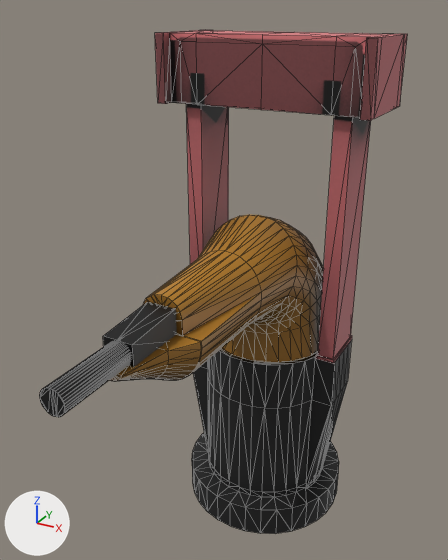
The COLLADA model models/dave_object_models/models/f_to_m_plug/meshes/Plug.dae, before and after one commit.
Rendered twice from a 50 mm camera at (0.434, -0.97, 0.931) aimed at (-0.006, -0.169, 0.531). Arrows for +X, +Y and +Z are at lower left; the lights stay in place. Mesh edges are drawn as thin lines. Vertices at the same position are counted once.

In view in the first picture: 'Plug'.
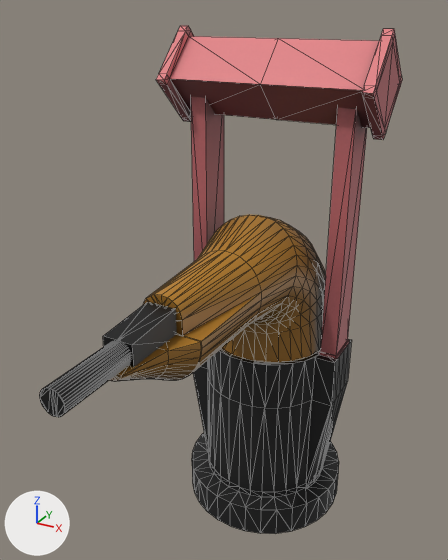
Commit message: Update female-to-male plug meshes

Boxes (x1, y1, x2, y2) around the edits, measured in the pictures (448 x 560 px):
'Plug', reshaped: before (39, 30, 407, 534); after (39, 26, 402, 534)
part 1 of me_plug, rebuilt (66% shorter): before (155, 30, 407, 364); after (156, 26, 402, 140)
part 2 of me_plug, added (brown): after (191, 97, 224, 261)
part 3 of me_plug, added (brown): after (319, 107, 367, 360)

The change, as a list of edits to the scene's bpy script:
```text
Change me_plug:
    used by ob_plug; location = (0.0, 0.0, 0.0)
    remove me_plug.from_pydata(...)  # 828 vertices, 1636 faces; spans x -0.183..0.183, y -0.566..0.155, z 0.0..0.894
    add me_plug.from_pydata(...)  # 843 vertices, 1654 faces; spans x -0.183..0.183, y -0.566..0.155, z 0.0..0.903
    me_plug part 1: the loose piece of 85 vertices spanning x -0.183..0.183, y -0.08..0.081, z 0.357..0.894 is rebuilt with 68 vertices and now spans x -0.183..0.183, y -0.082..0.079, z 0.743..0.903
    me_plug part 2: a new loose piece of 16 vertices spanning x -0.149..-0.114, y -0.035..0.034, z 0.357..0.8, in mat_plug (picture img_plug_png)
    me_plug part 3: a new loose piece of 16 vertices spanning x 0.114..0.149, y -0.035..0.034, z 0.357..0.8, in mat_plug (picture img_plug_png)
```
